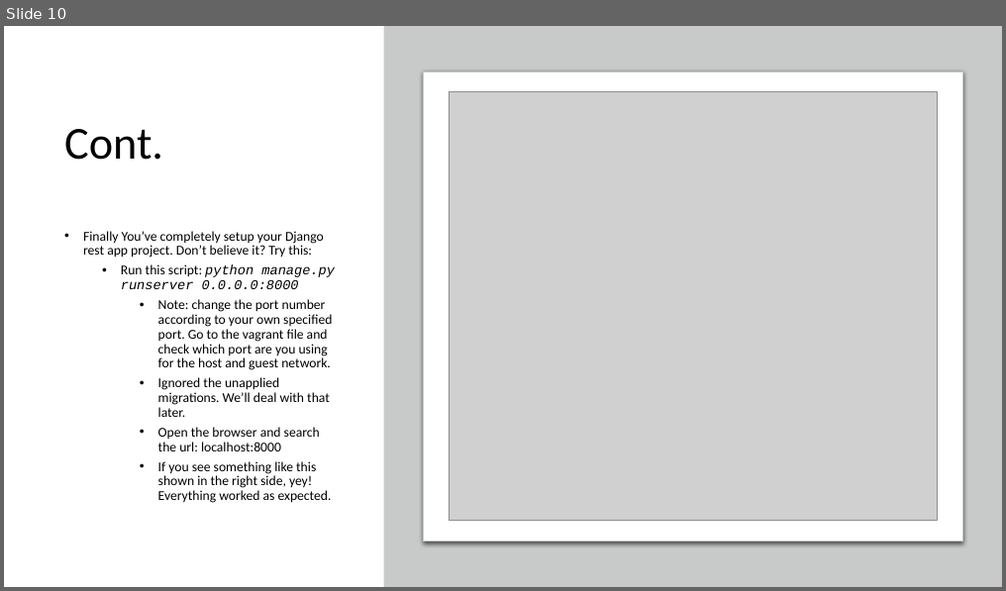
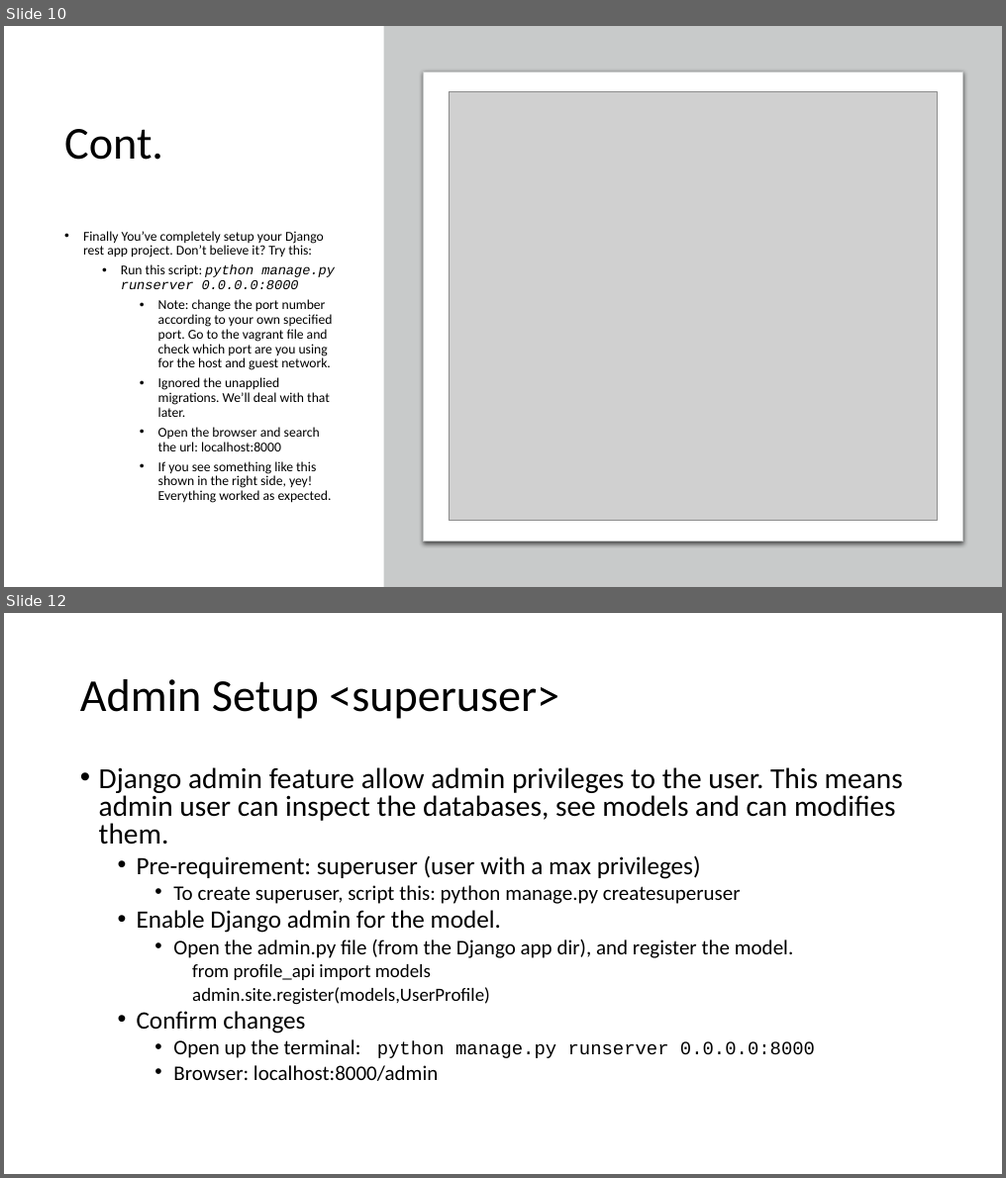
Before and after one commit to Smit24-git/profiles-rest-api, a slide deck: setup.pptx. Shown one above the other, each under a label of ours: slide 10 before the commit, slides 10 and 12 after it; the slides between them are not shown. The pictures are 1006x591 and 1006x1178 pixels, drawn with LibreOffice and Linux fonts; fonts in the diff are those of the drawing; grey boxes stand for pictures. Boxes give left, top, right and bottom in pixels: in the first picture for what was removed or moved away, otherwise in the second. Text is boxed around its words. In the diff, an @@ line names an element or a change of style, - is before the commit and + after.

Commit message:
Enabled Django admin for user profile model

```diff
--- a/setup.pptx
+++ b/setup.pptx
@@ slide 12 added at (4,613,1002,1174), background #FFFFFF @@
@@ title added at (80,679,559,719), 44 pt, text #000000 @@
+Admin Setup <superuser>
@@ text added at (99,767,903,1081), 20 pt, text #000000 @@
+• Django admin feature allow admin privileges to the user. This means admin user can inspect the databases, see models and can modifies them.
+  • Pre-requirement: superuser (user with a max privileges)
+    • To create superuser, script this: python manage.py createsuperuser
+  • Enable Django admin for the model.
+    • Open the admin.py file (from the Django app dir), and register the model.
+      from profile_api import models
+      admin.site.register(models,UserProfile)
+  • Confirm changes
+    • Open up the terminal: python manage.py runserver 0.0.0.0:8000
+    • Browser: localhost:8000/admin
```
Also in this commit, not shown: 1 slide changed, 1 other file.
